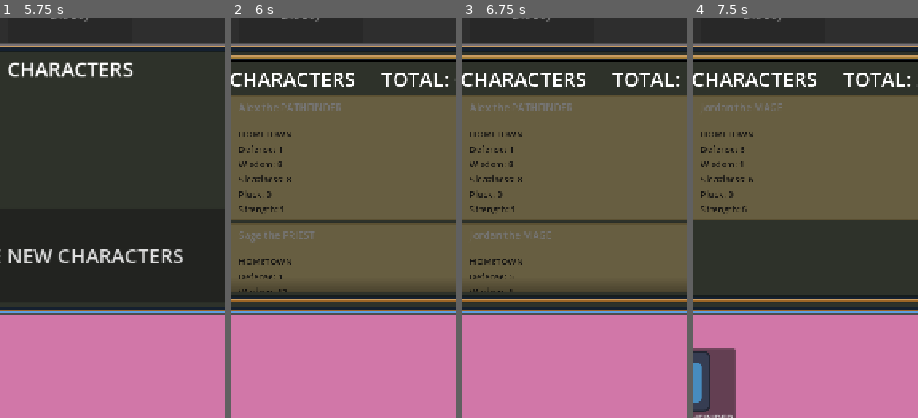
Above: before the commit, frames 1-4 (left to right).
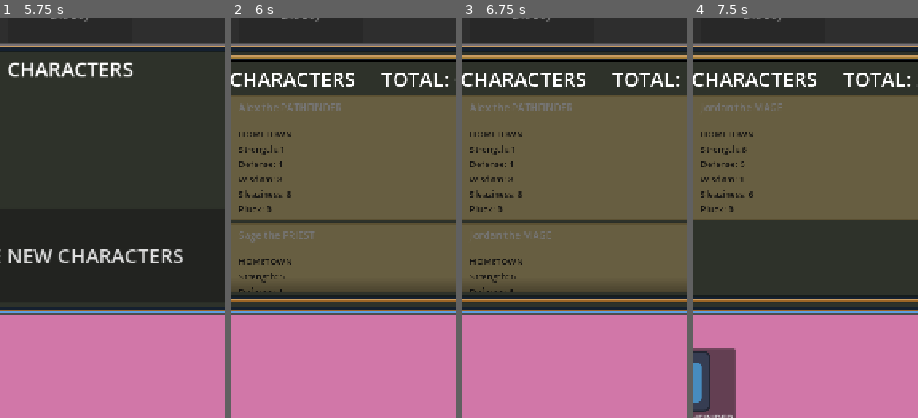
Above: after the commit, the same moments.

Repository: ActuallySanta/Fantasy-Guild-Manager
Game: Godot game, scene res://Scenes/UI/home_ui_prototype.tscn
Same seed, same stepped clock (60 frames per second), same inputs: the game is played once before the commit and once after it. The engine's default icon, where the game draws it, is replaced by a stand-in: a white triangle on a blue panel in a dark square.
Inputs:
- Up to frame 1 (5.75 s): click "Accept" at 0.5 s; click "Accept" at 1.25 s; click "+" at 2 s; click "+" at 2.75 s; click "+" at 3.5 s; click "Deny" at 4.25 s; click "Characters" at 5 s
- Up to frame 2 (6 s): click "HIRE NEW CHARACTERS" at 5.75 s
- Up to frame 3 (6.75 s): click "HIRE NEW CHARACTERS" at 6.5 s
- Up to frame 4 (7.5 s): click "Sage the PRIEST" at 7.25 s
The pictures show only the part of the screen within x 34-84%, y 18-68%; the shares and areas given below are measured in that part.

Frame 1 is identical in both runs. In frame 2, 0.9% of the frame differs, in the area x 3-27%, y 31-69%; in frame 3, 0.9%; in frame 4, 0.7%.

Commit message:
Reorganized stat spread

Diff:
--- a/Scenes/Characters/character_hiring_banner.tscn
+++ b/Scenes/Characters/character_hiring_banner.tscn
@@ -72,6 +72,13 @@
 text = "HOMETOWN"
 label_settings = SubResource("LabelSettings_dha67")
 
+[node name="Strength Label" type="Label" parent="HBoxContainer/MarginContainer/Stats Container" unique_id=503766291]
+layout_mode = 2
+size_flags_horizontal = 3
+size_flags_vertical = 6
+text = "This is a test"
+label_settings = SubResource("LabelSettings_dha67")
+
 [node name="Defense Label" type="Label" parent="HBoxContainer/MarginContainer/Stats Container" unique_id=226413638]
 layout_mode = 2
 size_flags_horizontal = 3
@@ -100,13 +107,6 @@
 text = "This is a test"
 label_settings = SubResource("LabelSettings_dha67")
 
-[node name="Strength Label" type="Label" parent="HBoxContainer/MarginContainer/Stats Container" unique_id=503766291]
-layout_mode = 2
-size_flags_horizontal = 3
-size_flags_vertical = 6
-text = "This is a test"
-label_settings = SubResource("LabelSettings_dha67")
-
 [node name="Clickable Area" type="Button" parent="." unique_id=1110969674]
 layout_mode = 2
 
--- a/Scenes/Characters/character_ui_card.tscn
+++ b/Scenes/Characters/character_ui_card.tscn
@@ -106,6 +106,13 @@
 custom_minimum_size = Vector2(250, 0)
 layout_mode = 2
 
+[node name="Strength Label" type="Label" parent="VBoxContainer/Stat Block/MarginContainer/HBoxContainer/VBoxContainer" unique_id=1873679725]
+layout_mode = 2
+size_flags_horizontal = 3
+size_flags_vertical = 6
+text = "This is a test"
+label_settings = SubResource("LabelSettings_h6oeb")
+
 [node name="Defense Label" type="Label" parent="VBoxContainer/Stat Block/MarginContainer/HBoxContainer/VBoxContainer" unique_id=887562557]
 layout_mode = 2
 size_flags_horizontal = 3
@@ -134,13 +141,6 @@
 text = "This is a test"
 label_settings = SubResource("LabelSettings_h6oeb")
 
-[node name="Strength Label" type="Label" parent="VBoxContainer/Stat Block/MarginContainer/HBoxContainer/VBoxContainer" unique_id=1873679725]
-layout_mode = 2
-size_flags_horizontal = 3
-size_flags_vertical = 6
-text = "This is a test"
-label_settings = SubResource("LabelSettings_h6oeb")
-
 [node name="Close Button" parent="." unique_id=1203562834 instance=ExtResource("2_8ovrn")]
 layout_mode = 2
 size_flags_horizontal = 8
